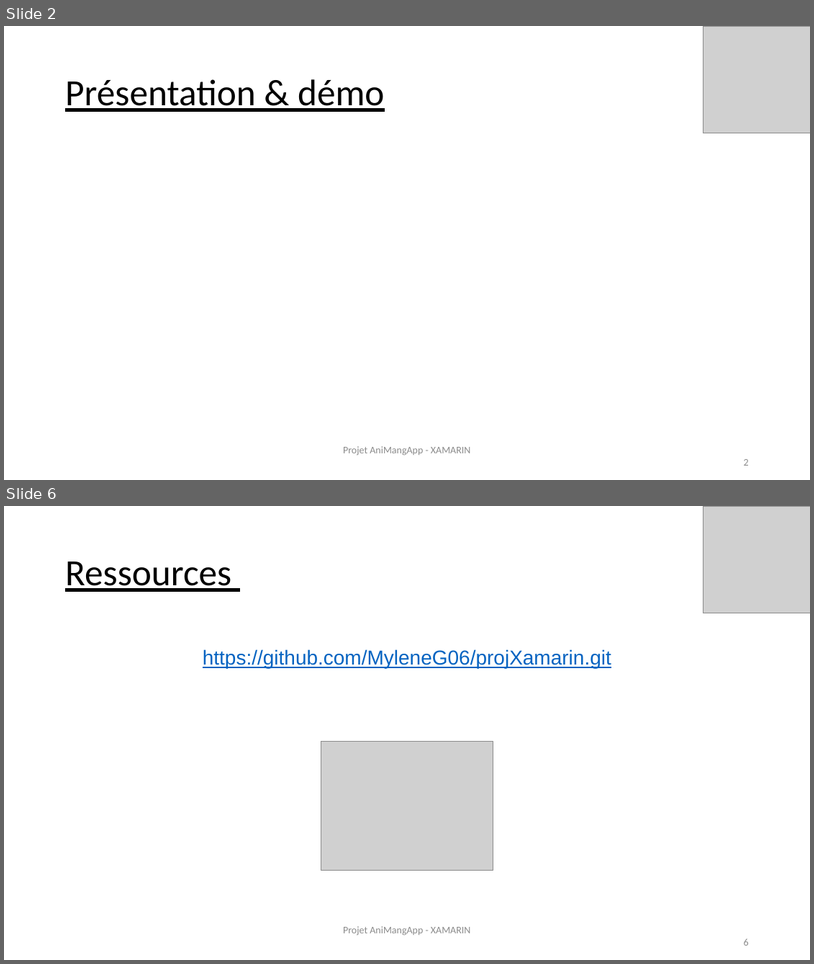
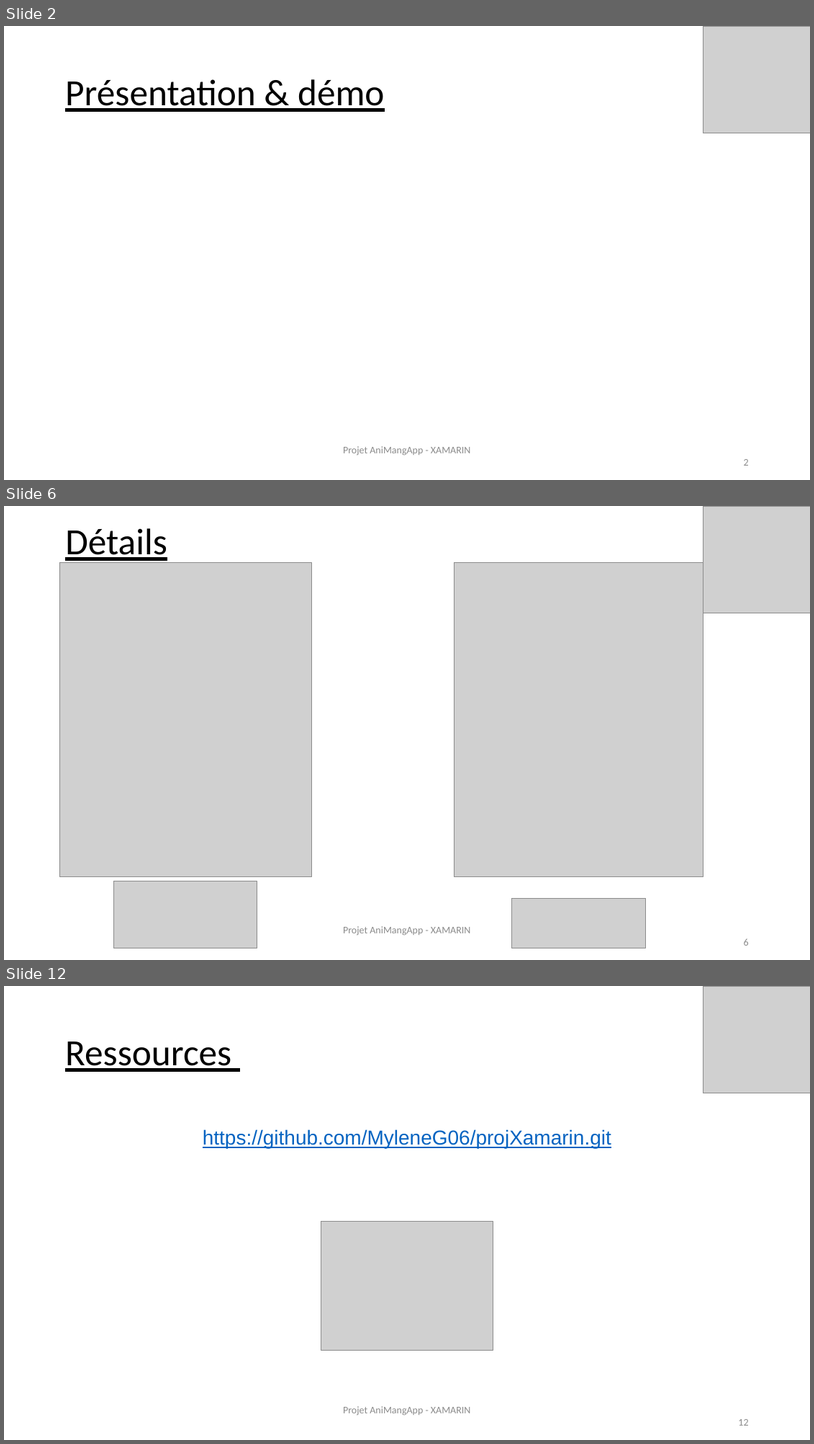
Before and after one commit to MyleneG06/projXamarin, a slide deck: Prez-Xamarin_AniMangApp.pptx. Shown one above the other, each under a label of ours: slides 2 and 6 before the commit, slides 2, 6 and 12 after it; the slides between them are not shown. The pictures are 814x964 and 814x1444 pixels, drawn with LibreOffice and Linux fonts; fonts in the diff are those of the drawing; grey boxes stand for pictures. Boxes give left, top, right and bottom in pixels: in the first picture for what was removed or moved away, otherwise in the second. Text is boxed around its words. In the diff, an @@ line names an element or a change of style, - is before the commit and + after.

```diff
--- a/Prez-Xamarin_AniMangApp.pptx
+++ b/Prez-Xamarin_AniMangApp.pptx
@@ slide 6 added at (x1=4, y1=506, x2=810, y2=960), background #FFFFFF @@
@@ picture added at (x1=703, y1=506, x2=810, y2=613) @@
@@ text added at (x1=65, y1=528, x2=167, y2=564), 44 pt, text #000000, underline @@
+Détails
@@ picture added at (x1=59, y1=562, x2=312, y2=877) @@
@@ picture added at (x1=455, y1=562, x2=703, y2=877) @@
@@ picture added at (x1=114, y1=881, x2=257, y2=947) @@
@@ picture added at (x1=512, y1=898, x2=646, y2=947) @@
@@ text added at (x1=343, y1=926, x2=749, y2=945), 12 pt, text #8B8B8B @@
+Projet AniMangApp - XAMARIN
+6
@@ what was slide 6 is now slide 12 @@
@@ text at (x1=738, y1=1419, x2=748, y2=1425): text changed @@
-6
+12
```
Also in this commit, not shown: 2 slides changed, 7 other slides added, 2 slides removed.
